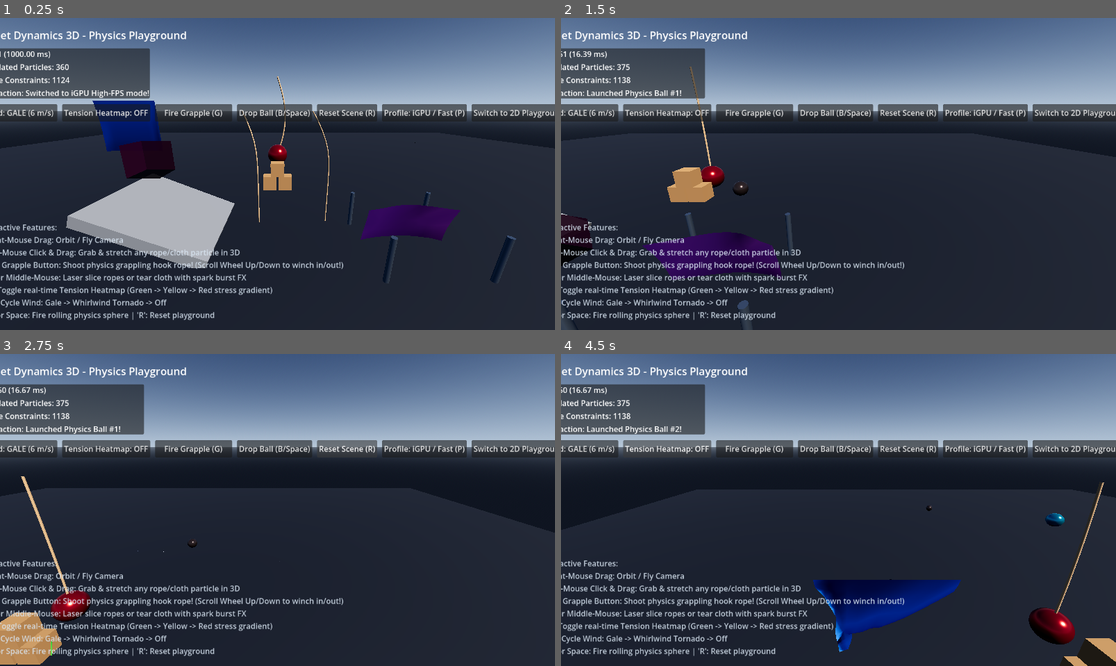
Above: before the commit, frames 1-4 (two rows, left to right).
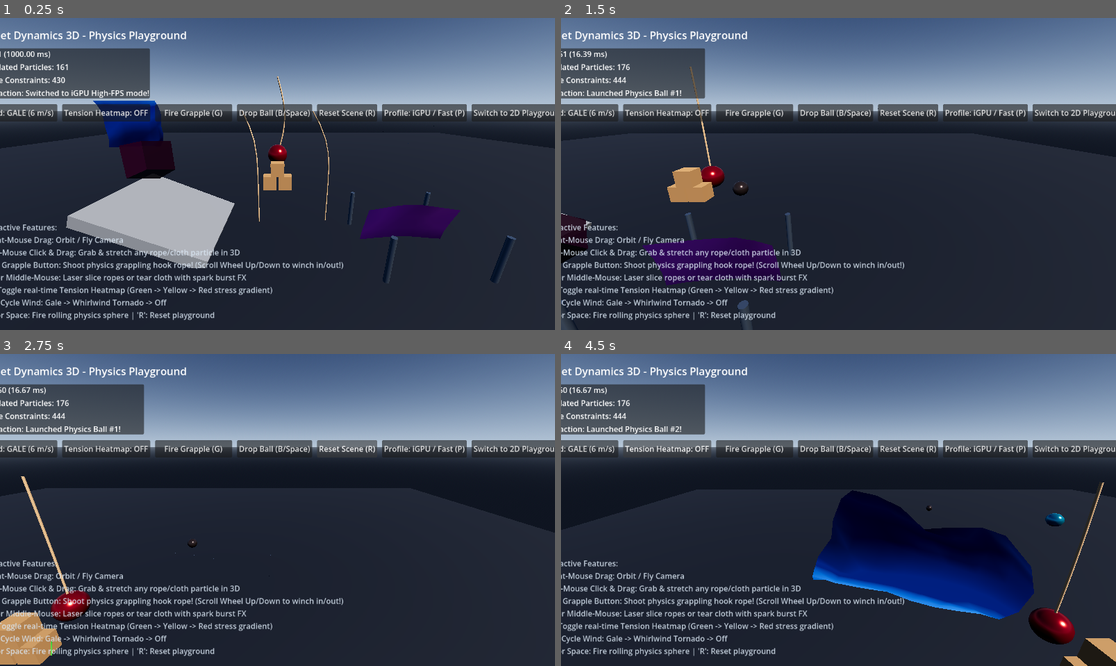
Above: after the commit, the same moments.

Repository: Mantako-cell/godot-verlet-physics
Game: Godot game, scene res://demo/scenes/showcase_world.tscn
Same seed, same stepped clock (60 frames per second), same inputs: the game is played once before the commit and once after it.
Inputs (mouse positions are in pixels of both pictures, inside the frame that each line leads up to):
- Up to frame 1 (0.25 s): no input
- Up to frame 2 (1.5 s): tap Enter at 0.5 s; move the mouse to (960, 158) at 0.52 s; hold D 0.53-1.25 s; tap G at 0.6 s; click (960, 158) at 0.67 s; tap Space at 0.77 s; drag from (727, 189) to (810, 236) at 1.27 s
- Up to frame 3 (2.75 s): move the mouse to (333, 441) at 2.02 s; hold D from 2.03 s (still down); hold E from 2.03 s (still down)
- Up to frame 4 (4.5 s): release D at 2.75 s; release E at 2.75 s; drag from (810, 572) to (672, 463) at 2.77 s; move the mouse to (1005, 556) at 3.52 s; hold A 3.53-4.25 s; hold Shift 3.53-4.25 s; tap Space at 3.77 s; drag from (672, 463) to (755, 432) at 4.27 s

The runs differ from the first frame. In frame 1, 0.7% of the frame differs, in the area x 9-82%, y 14-72%; in frame 2, 0.7%; in frame 3, less than 0.1%; in frame 4, 12%, in the area x 9-98%, y 14-96%.

Commit message:
optmization

Diff:
--- a/benchmark_3d.gd
+++ /dev/null
@@ -1,28 +0,0 @@
-extends SceneTree
-
-func _init() -> void:
-	print("=== BENCHMARKING BENDING CONSTRAINTS ===")
-	var cloth = VerletCloth3D.new()
-	cloth.resolution = Vector2i(8, 8)
-	cloth.cloth_size = Vector2(3.0, 2.5)
-	cloth.pin_preset = VerletCloth3D.PinPreset.TOP_EDGE
-	cloth.wind_vector = Vector3(6.0, 1.0, 0.0)
-	cloth.solver_iterations = 6
-	cloth.collision_enabled = false
-	cloth._ready()
-
-	var frames = 100
-	var t0 = Time.get_ticks_usec()
-	for i in range(frames):
-		cloth._physics_process(1.0 / 60.0)
-	var t_with_bending = (Time.get_ticks_usec() - t0) / (frames * 1000.0)
-
-	cloth.bending_constraints.clear()
-	t0 = Time.get_ticks_usec()
-	for i in range(frames):
-		cloth._physics_process(1.0 / 60.0)
-	var t_without_bending = (Time.get_ticks_usec() - t0) / (frames * 1000.0)
-
-	print("With bending:    %0.3f ms/tick" % t_with_bending)
-	print("Without bending: %0.3f ms/tick" % t_without_bending)
-	quit()
--- a/benchmark_scene.gd
+++ /dev/null
@@ -1,42 +0,0 @@
-extends SceneTree
-
-func _collect_nodes(node: Node, list: Array) -> void:
-	if node.is_in_group("verlet_physics"):
-		list.append(node)
-	for child in node.get_children():
-		_collect_nodes(child, list)
-
-func _init() -> void:
-	print("=== PROFILING ENTIRE SHOWCASE SCENE ===")
-	var scene = load("res://demo/scenes/showcase_world.tscn").instantiate()
-	root.add_child(scene)
-
-	var list: Array = []
-	_collect_nodes(scene, list)
-	print("Found %d active Verlet physics nodes in scene." % list.size())
-
-	for n in list:
-		if n.has_method("_ready"):
-			n._ready()
-
-	# Simulate 120 frames of the full scene
-	var frames = 120
-	var t0 = Time.get_ticks_usec()
-	for f in range(frames):
-		for node in list:
-			node._physics_process(1.0 / 60.0)
-	var total_time_ms = (Time.get_ticks_usec() - t0) / 1000.0
-	var avg_step_ms = total_time_ms / float(frames)
-
-	print("Total time for %d physics steps: %0.2f ms" % [frames, total_time_ms])
-	print("Average physics time per frame:  %0.2f ms" % avg_step_ms)
-	print("Maximum theoretical physics FPS: %0.1f FPS" % (1000.0 / max(0.001, avg_step_ms)))
-
-	for n in list:
-		t0 = Time.get_ticks_usec()
-		for f in range(30):
-			n._physics_process(1.0 / 60.0)
-		var n_ms = (Time.get_ticks_usec() - t0) / 30000.0
-		print("  - Node [%s]: %0.3f ms/tick" % [n.name, n_ms])
-
-	quit()
--- a/demo/scenes/showcase_world.tscn
+++ b/demo/scenes/showcase_world.tscn
@@ -120,12 +120,12 @@
 transform = Transform3D(1, 0, 0, 0, 1, 0, 0, 0, 1, 0, 6.5, 0)
 script = ExtResource("3_rope")
 length = 4.5
-segment_count = 14
+segment_count = 10
 pin_start = true
 pin_end = true
 attach_end_to = NodePath("../HeavyBallBody")
 rope_radius = 0.045
-solver_iterations = 14
+solver_iterations = 6
 breakable = true
 break_tension_threshold = 1200.0
 
@@ -178,9 +178,12 @@
 [node name="FlutteringCloth" type="Node3D" parent="Station_Cloth" groups=["verlet_physics"]]
 transform = Transform3D(1, 0, 0, 0, 1, 0, 0, 0, 1, 0, 5.0, 0)
 script = ExtResource("4_cloth")
-resolution = Vector2i(14, 14)
+resolution = Vector2i(8, 8)
 cloth_size = Vector2(3.0, 2.5)
 wind_vector = Vector3(6.0, 1.0, 0.0)
+solver_iterations = 5
+collision_enabled = false
+enable_bending_constraints = false
 material = SubResource("StandardMaterial3D_cloth")
 
 [node name="Station_Chain" type="Node3D" parent="."]
@@ -196,13 +199,13 @@
 transform = Transform3D(1, 0, 0, 0, 1, 0, 0, 0, 1, -2.0, 4.5, 0)
 script = ExtResource("3_rope")
 length = 4.8
-segment_count = 14
+segment_count = 10
 slack_ratio = 1.2
 pin_start = true
 pin_end = true
 attach_end_to = NodePath("../ChainAnchorB")
 render_mode = 1
-solver_iterations = 12
+solver_iterations = 6
 
 [node name="Station_SoftVolume" type="Node3D" parent="."]
 transform = Transform3D(1, 0, 0, 0, 1, 0, 0, 0, 1, -4.0, 0, 2.5)
@@ -250,11 +253,13 @@
 [node name="TrampolineCloth" type="Node3D" parent="Station_Trampoline" groups=["verlet_physics"]]
 transform = Transform3D(1, 0, 0, 0, 1, 0, 0, 0, 1, 0, 1.4, 0)
 script = ExtResource("4_cloth")
-resolution = Vector2i(10, 10)
+resolution = Vector2i(7, 7)
 cloth_size = Vector2(3.0, 3.0)
 pin_preset = 2
 structural_stiffness = 0.98
 shear_stiffness = 0.8
+solver_iterations = 6
+enable_bending_constraints = false
 damping = 0.992
 material = SubResource("StandardMaterial3D_trampoline")
 
@@ -272,20 +277,24 @@
 transform = Transform3D(1, 0, 0, 0, 1, 0, 0, 0, 1, -1.0, 4.5, 0)
 script = ExtResource("3_rope")
 length = 3.6
-segment_count = 12
+segment_count = 8
 rope_radius = 0.02
 pin_start = true
 pin_end = false
+collision_enabled = false
+solver_iterations = 4
 visualize_tension = true
 
 [node name="WhirlwindRibbonB" type="Node3D" parent="Station_Whirlwind" groups=["verlet_physics"]]
 transform = Transform3D(1, 0, 0, 0, 1, 0, 0, 0, 1, 1.0, 4.5, 0)
 script = ExtResource("3_rope")
 length = 3.6
-segment_count = 12
+segment_count = 8
 rope_radius = 0.02
 pin_start = true
 pin_end = false
+collision_enabled = false
+solver_iterations = 4
 visualize_tension = true
 
 [node name="HUD" type="CanvasLayer" parent="."]
--- a/demo/scripts/showcase_world.gd
+++ b/demo/scripts/showcase_world.gd
@@ -229,10 +229,12 @@
 		sun_light.shadow_enabled = not igpu_mode
 
 	# Adjust solver iterations across all Verlet nodes
-	var target_iters = 6 if igpu_mode else 12
+	var target_iters = 4 if igpu_mode else 10
 	for node in get_tree().get_nodes_in_group("verlet_physics"):
 		if "solver_iterations" in node:
 			node.solver_iterations = target_iters
+		if "enable_bending_constraints" in node:
+			node.enable_bending_constraints = not igpu_mode
 
 	if is_instance_valid(quality_btn):
 		quality_btn.text = "Profile: iGPU / Fast (P)" if igpu_mode else "Profile: High / dGPU (P)"
